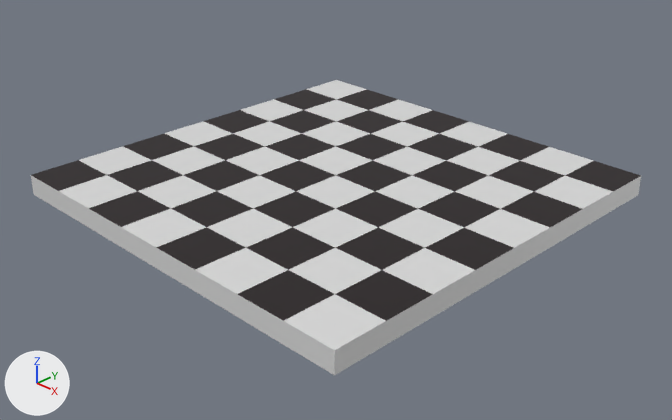
A saved change to the Blender file szachy.blend.
Camera for both pictures: a 50 mm camera at (0.759, -0.358, 0.369) aimed at (0.213, 0.185, -0.005). Every picture has the same lights, and +X, +Y and +Z are marked at lower left.

The scene before the commit, as lines of its bpy script (objects in view):
```python
me_plane = bpy.data.meshes.new('Plane')
me_plane.from_pydata(...)  # 516 vertices, 342 faces; spans x -0.1..15.9, y 0.0..16.0, z 0.0
# faces by material slot: [310, 32]
me_plane.materials.append(mat_white)  # light grey #dcdcdc
me_plane.materials.append(mat_black)  # black #1b1013
ob_square = bpy.data.objects.new('Square', me_plane)
ob_square.location = (0.0, 0.0, 0.0)
ob_square.scale = (0.025, 0.025, 1.0)
```
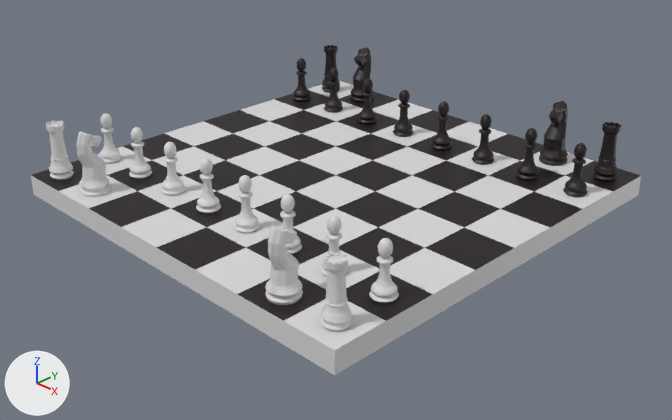
Commit message: Added some pieces on the chessboard

Where the change shows, as pixel boxes (x1, y1, x2, y2) in the pictures (672 x 420 px):
'White_Pawns', added
    after: (100, 113, 399, 303)
'Black_Pawns', added (black)
    after: (293, 58, 588, 197)
'White_Knight', added
    after: (76, 131, 303, 305)
'rook', added
    after: (46, 120, 352, 331)
'Black_Knight', added (black)
    after: (350, 47, 568, 166)
'rook.001', added (black)
    after: (322, 45, 621, 182)

Patch to the scene script:
```diff
--- a/szachy.blend.py
+++ b/szachy.blend.py
@@ me_sphere_005 @@
+me_sphere_005.from_pydata(...)  # 342 vertices, 308 faces; spans x -0.0106..0.0106, y -0.0107..0.0109, z 0.0012..0.0532
+me_sphere_005.materials.append(mat_black)  # black #1b1013
@@ me_sphere_004 @@
+me_sphere_004.from_pydata(...)  # 342 vertices, 308 faces; spans x -0.0106..0.0106, y -0.0107..0.0109, z 0.0012..0.0532
+me_sphere_004.materials.append(mat_white)  # light grey #dcdcdc
@@ me_sphere_003 @@
+me_sphere_003.from_pydata(...)  # 533 vertices, 468 faces; spans x -0.0136..0.0136, y -0.0136..0.0138, z 0.0006..0.0579
+me_sphere_003.materials.append(mat_black)  # black #1b1013
@@ me_sphere_002 @@
+me_sphere_002.from_pydata(...)  # 533 vertices, 468 faces; spans x -0.0136..0.0136, y -0.0136..0.0138, z 0.0006..0.0579
+me_sphere_002.materials.append(mat_white)  # light grey #dcdcdc
@@ me_sphere_001 @@
+me_sphere_001.from_pydata(...)  # 476 vertices, 476 faces; spans x -0.0106..0.0106, y -0.0101..0.0111, z 0.001..0.0482
+me_sphere_001.materials.append(mat_black)  # black #1b1013
@@ me_sphere @@
+me_sphere.from_pydata(...)  # 476 vertices, 476 faces; spans x -0.0106..0.0106, y -0.0101..0.0111, z 0.001..0.0482
+me_sphere.materials.append(mat_white)  # light grey #dcdcdc
@@ ob_rook_001 @@
+ob_rook_001 = bpy.data.objects.new('rook.001', me_sphere_005)
+ob_rook_001.location = (0.0208, 0.3677, 0.0188)
+ob_rook_001.rotation_euler = (0.0, 0.0, 0.01)  # degrees (0, 0, 0.6)
+_m = ob_rook_001.modifiers.new('Array', 'ARRAY')
+_m.relative_offset_displace = (16.7, 0.0, 0.0)
@@ ob_rook @@
+ob_rook = bpy.data.objects.new('rook', me_sphere_004)
+ob_rook.location = (0.0208, 0.0188, 0.0188)
+ob_rook.rotation_euler = (0.0, 0.0, 0.01)  # degrees (0, 0, 0.6)
+_m = ob_rook.modifiers.new('Array', 'ARRAY')
+_m.relative_offset_displace = (16.7, 0.0, 0.0)
@@ ob_black_knight @@
+ob_black_knight = bpy.data.objects.new('Black_Knight', me_sphere_003)
+ob_black_knight.location = (0.3199, 0.3719, 0.0194)
+ob_black_knight.rotation_euler = (0.0, 0.0, 0.141)  # degrees (0, 0, 8.1)
+_m = ob_black_knight.modifiers.new('Array', 'ARRAY')
+_m.relative_offset_displace = (-9.2, 1.3, 0.0)
@@ ob_white_knight @@
+ob_white_knight = bpy.data.objects.new('White_Knight', me_sphere_002)
+ob_white_knight.location = (0.0702, 0.0236, 0.0194)
+ob_white_knight.rotation_euler = (0.0, 0.0, -3.006)  # degrees (0, 0, -172)
+_m = ob_white_knight.modifiers.new('Array', 'ARRAY')
+_m.relative_offset_displace = (-9.2, 1.3, 0.0)
@@ ob_black_pawns @@
+ob_black_pawns = bpy.data.objects.new('Black_Pawns', me_sphere_001)
+ob_black_pawns.location = (0.0188, 0.3231, 0.019)
+_m = ob_black_pawns.modifiers.new('Array', 'ARRAY')
+_m.count = 8
+_m.relative_offset_displace = (2.4, 0.0, 0.0)
@@ ob_white_pawns @@
+ob_white_pawns = bpy.data.objects.new('White_Pawns', me_sphere)
+ob_white_pawns.location = (0.0188, 0.0718, 0.019)
+_m = ob_white_pawns.modifiers.new('Array', 'ARRAY')
+_m.count = 8
+_m.relative_offset_displace = (2.4, 0.0, 0.0)
```
